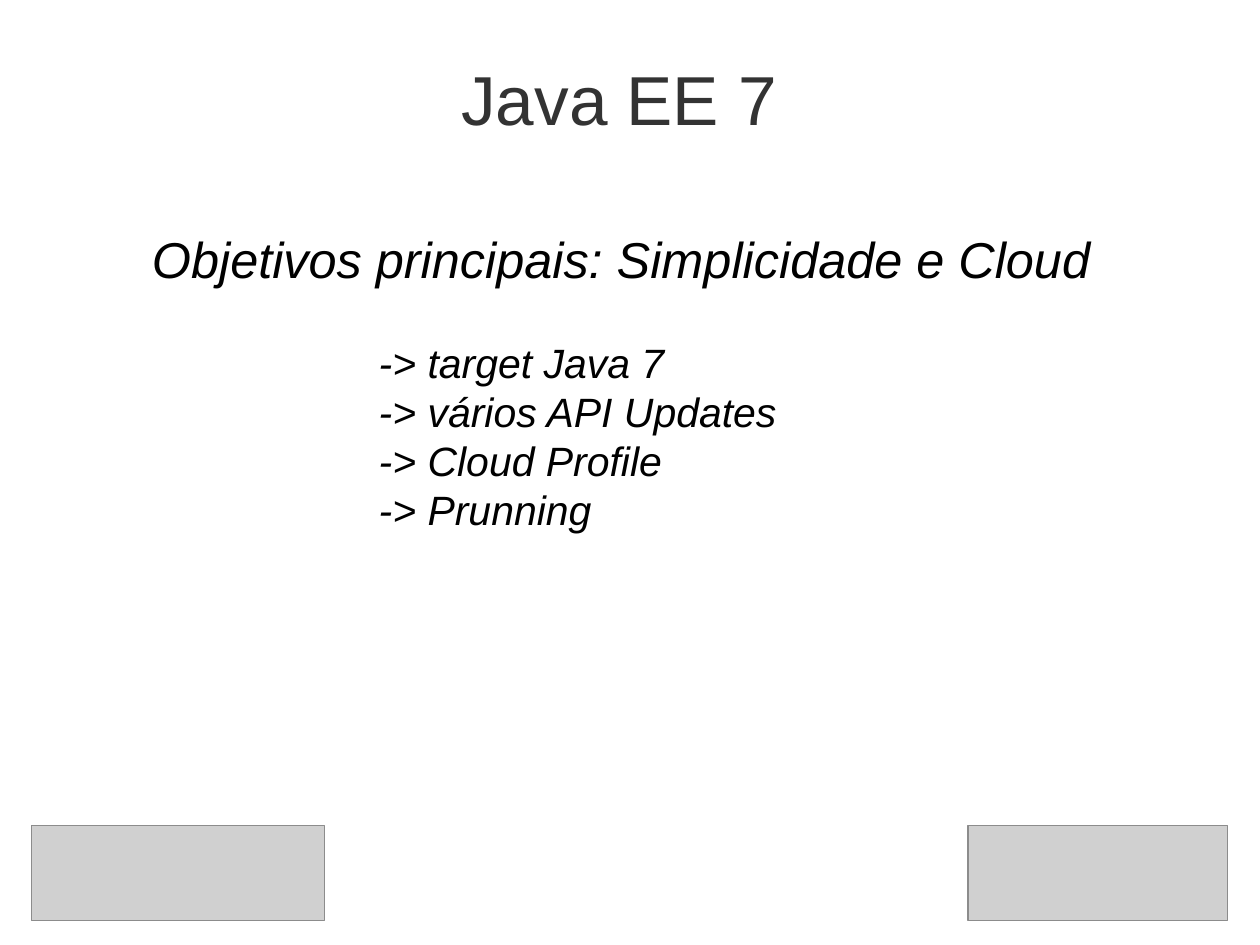
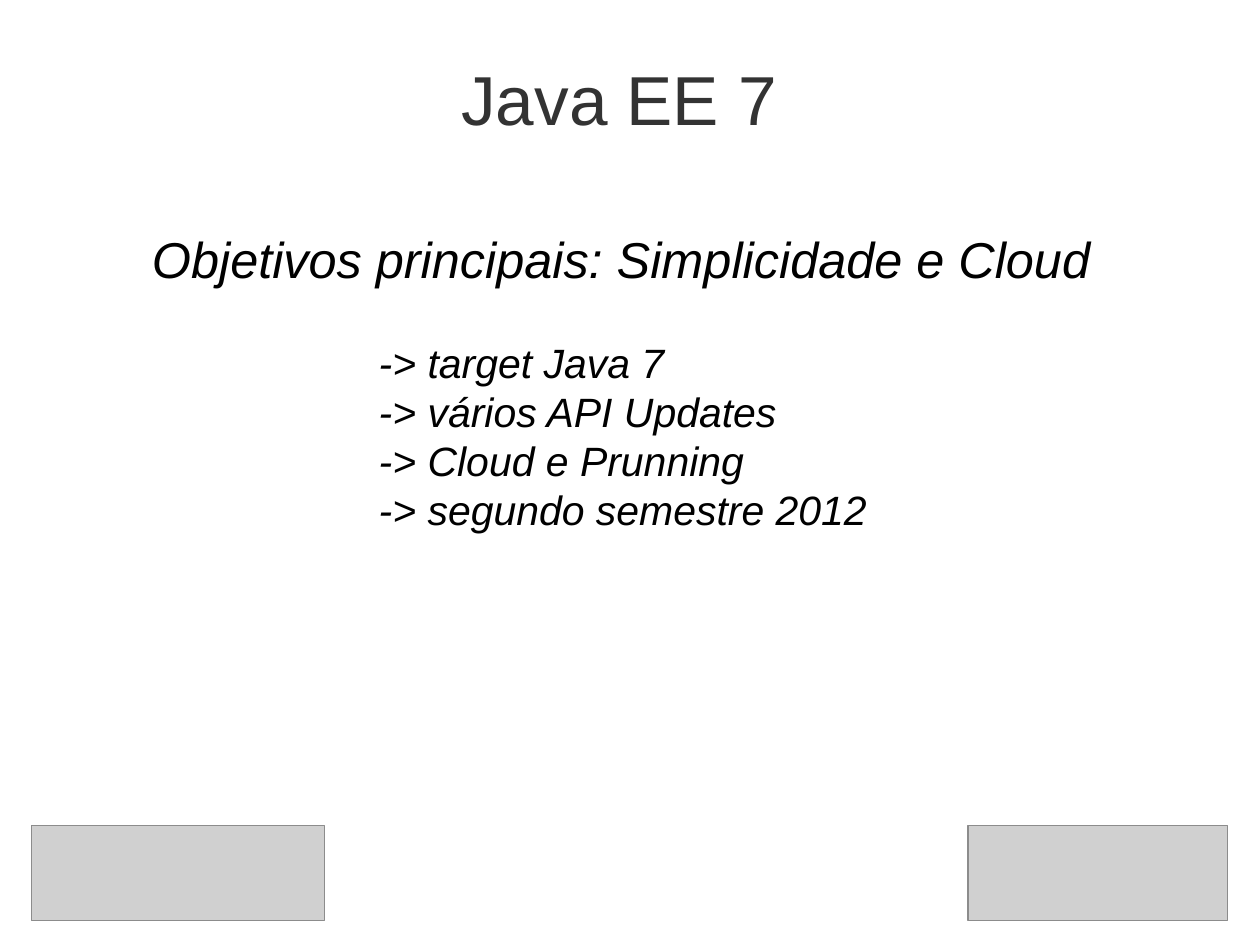
Before and after one commit to steppat/caelumday, a slide deck: slide 25 of caelumday2011.odp (slide 14 before the commit). Drawn at 1260x945 pixels with LibreOffice and Linux fonts; fonts in the diff are those of the drawing; grey boxes stand for pictures; background and template pictures are left out. Boxes give left, top, right and bottom in pixels: in the first picture for what was removed or moved away, otherwise in the second. Text is boxed around its words. In the diff, an @@ line names an element or a change of style, - is before the commit and + after.

```diff
--- a/caelumday2011.odp
+++ b/caelumday2011.odp
@@ text at (428,446,867,533): text changed @@
--> Cloud Profile
--> Prunning
+-> Cloud e Prunning
+-> segundo semestre 2012
```
Also in this commit, not shown: 13 other slides changed, 24 slides added, 2 slides removed, 16 other files.
